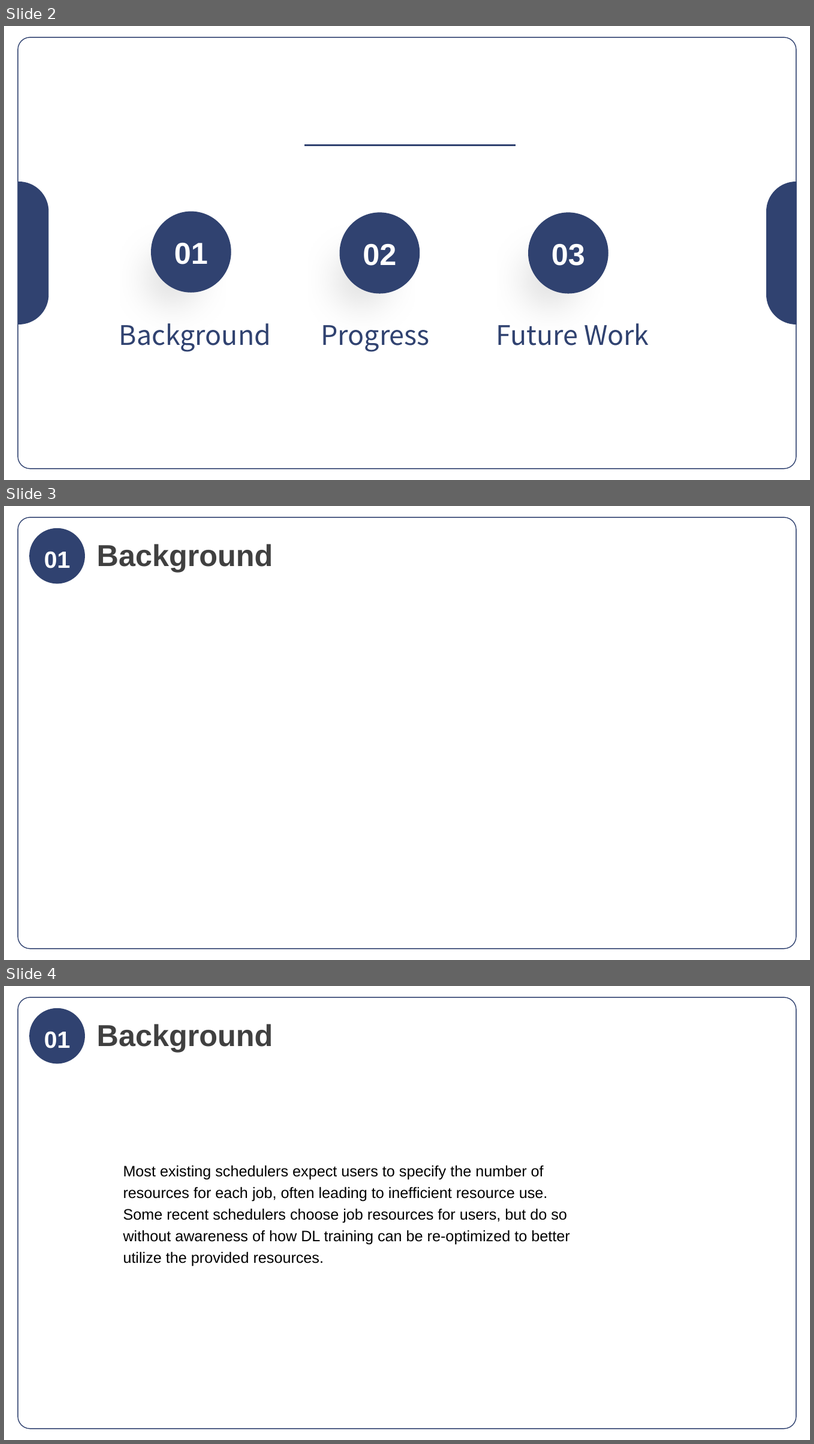
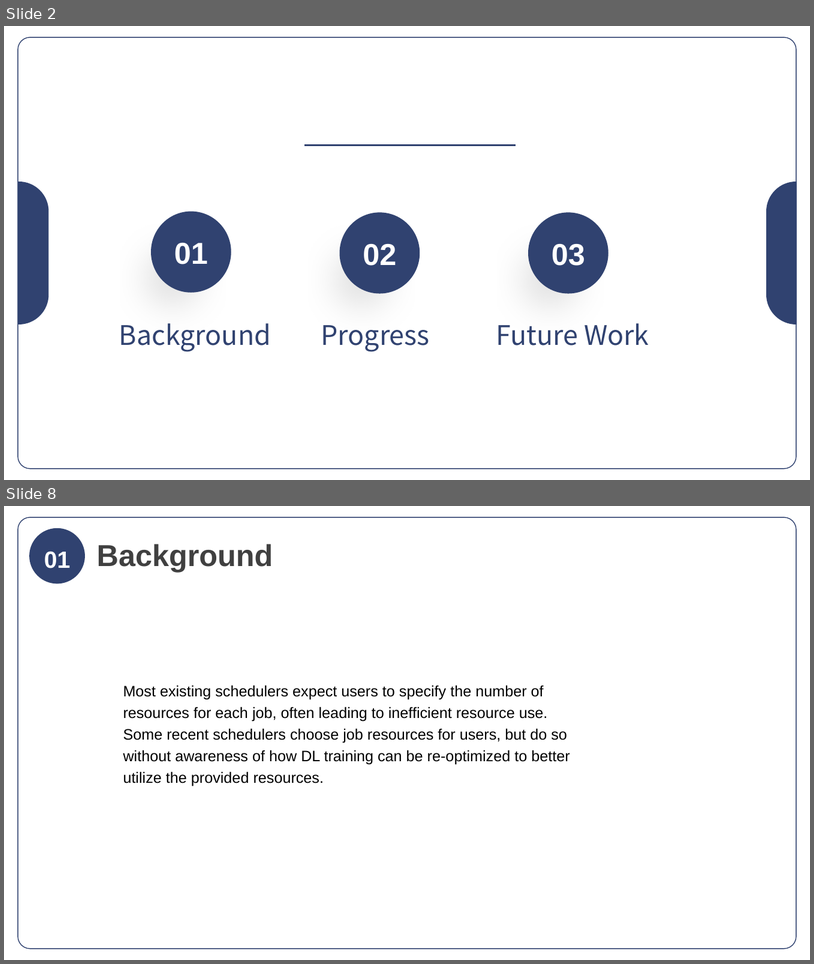
Before and after one commit to LukeLIN-web/distrubuted-ML-system, a slide deck: final report.pptx. Shown one above the other, each under a label of ours: slides 2, 3 and 4 before the commit, slides 2 and 8 after it; the slides between them are not shown. The pictures are 814x1444 and 814x964 pixels, drawn with LibreOffice and Linux fonts; fonts in the diff are those of the drawing. Boxes give left, top, right and bottom in pixels: in the first picture for what was removed or moved away, otherwise in the second. Text is boxed around its words. In the diff, an @@ line names an element or a change of style, - is before the commit and + after.

```diff
--- a/final report.pptx
+++ b/final report.pptx
@@ slide 3 removed at (x1=4, y1=506, x2=810, y2=960), background #FFFFFF @@
@@ rounded rectangle removed at (x1=18, y1=517, x2=797, y2=948) @@
@@ ellipse removed at (x1=29, y1=528, x2=85, y2=584) @@
-01
@@ text removed at (x1=97, y1=544, x2=273, y2=572) @@
-Background
@@ what was slide 4 is now slide 8 @@
```
Also in this commit, not shown: 2 slides changed, 5 slides added, 7 other slides removed, 9 other files.
